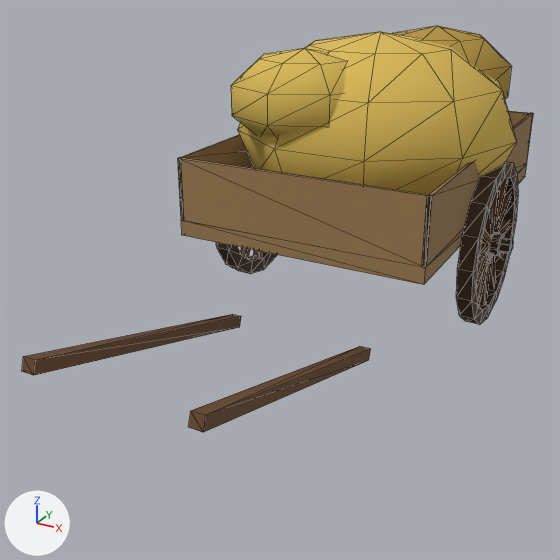
The glTF model packages/client/public/props/mv_hay_cart.glb: old version first, new version second.
Rendered twice from a camera (50 mm lens) standing at (1.99, -4.12, 2.42) and looking at (-0.12, -0.29, 0.5). The axes (+X, +Y, +Z) are drawn at lower left. The lights are the same throughout. The older version comes first. Mesh edges are drawn as thin lines. Where no turn or scale is listed for an object, it has been applied to the vertices. Vertices at exactly the same position are counted once.

Script lines for the objects in view, before the commit:
```python
me_mv_hay_cart = bpy.data.meshes.new('mv_hay_cart')
me_mv_hay_cart.from_pydata(...)  # 438 vertices, 800 faces; spans x -1.03..1.0, y -2.87..1.2, z 0.0..1.88
# faces by material slot: [60, 344, 168, 164, 64]
me_mv_hay_cart.materials.append(mat_plank)  # brown #9b7b51
me_mv_hay_cart.materials.append(mat_oakdark)  # brown #402c18
me_mv_hay_cart.materials.append(mat_oak)  # brown #6a492a
me_mv_hay_cart.materials.append(mat_hay)  # yellow #d9b957
me_mv_hay_cart.materials.append(mat_haydark)  # yellow #b1913e
ob_mv_hay_cart = bpy.data.objects.new('mv_hay_cart', me_mv_hay_cart)
ob_mv_hay_cart.location = (0.015, 0.835, 0.0)
```
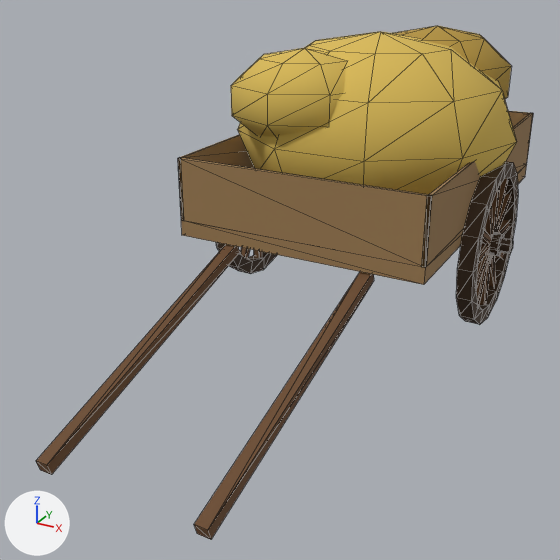
Boxes (x1, y1, x2, y2) around the edits, measured in the pictures (560 x 560 px; the box of a moved part takes in the faces that stretch with it):
'mv_hay_cart', reshaped (26% taller)
    before: (22, 26, 533, 432)
    after: (36, 26, 533, 539)
part 1 of me_mv_hay_cart, moved or reshaped
    before: (22, 314, 241, 375)
    after: (36, 244, 240, 475)
part 2 of me_mv_hay_cart, moved or reshaped
    before: (188, 346, 371, 432)
    after: (194, 272, 374, 539)

The change in detail:
me_mv_hay_cart has 438 vertices, 800 faces and spans x -1.03..1.0, y -2.87..1.2, z 0.0..1.88.
me_mv_hay_cart is used by ob_mv_hay_cart; location (0.015, 0.835, 0.0).
me_mv_hay_cart part 1: the loose piece of 8 vertices spanning x -0.49..-0.41, y -2.87..-1.13, z 0.12..0.72 is turned 34.4 degrees about the x axis through its middle, then moved by (0.0, 0.0, -0.02).
me_mv_hay_cart part 2: the loose piece of 8 vertices spanning x 0.41..0.49, y -2.87..-1.13, z 0.12..0.72 is turned 34.4 degrees about the x axis through its middle, then moved by (0.0, 0.0, -0.02).
